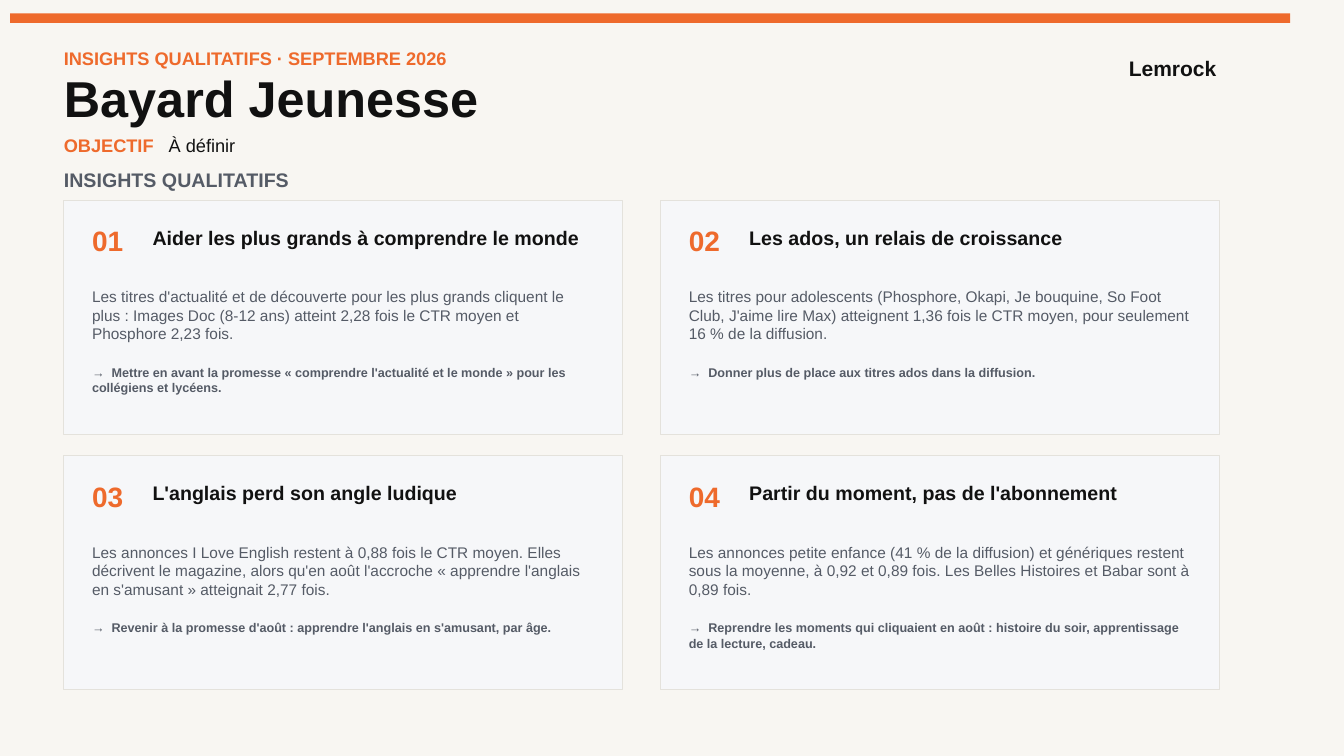
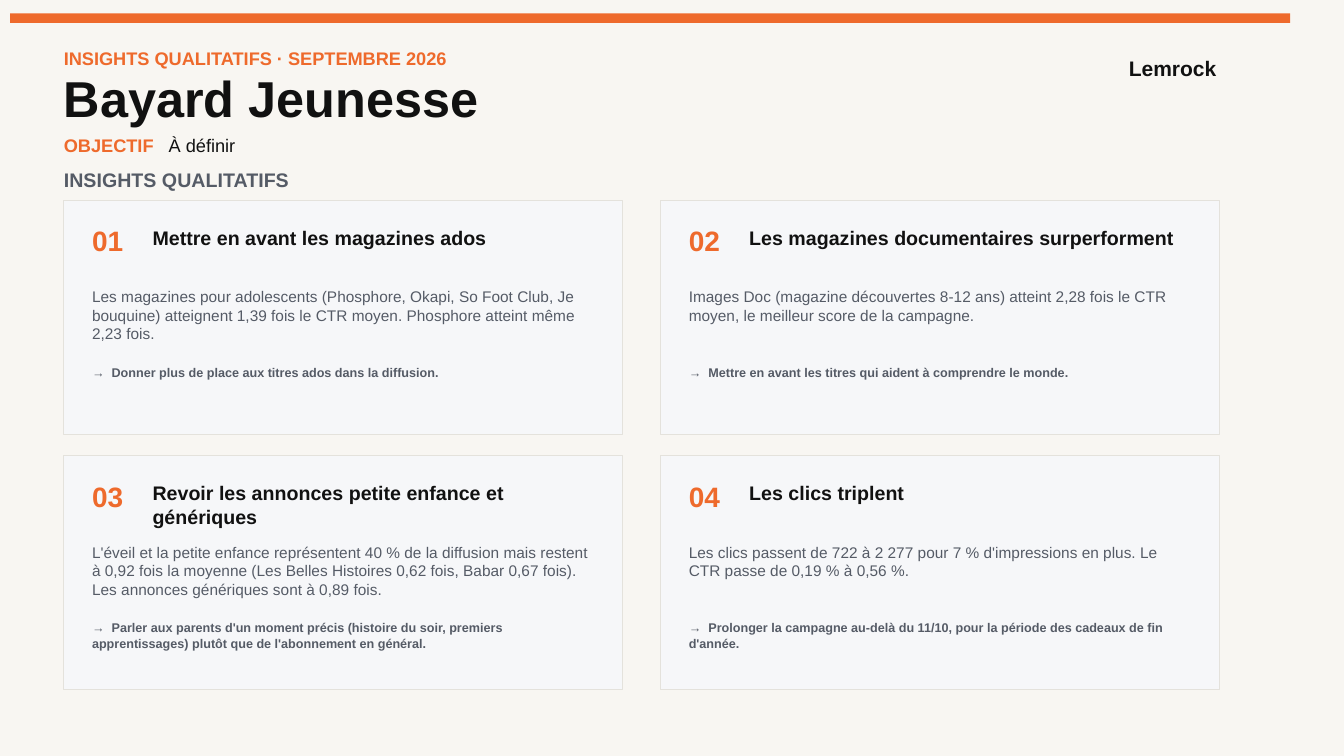
Before and after one commit to stephanemonmarson-creator/Lemrock, a slide deck: slide 8 of rapports/septembre/121026_Customer Success_Septembre 26.pptx. Drawn at 1344x756 pixels with LibreOffice and Linux fonts; fonts in the diff are those of the drawing. Boxes give left, top, right and bottom in pixels: in the first picture for what was removed or moved away, otherwise in the second. Text is boxed around its words. In the diff, an @@ line names an element or a change of style, - is before the commit and + after.

```diff
--- a/rapports/septembre/121026_Customer Success_Septembre 26.pptx
+++ b/rapports/septembre/121026_Customer Success_Septembre 26.pptx
@@ text at [153,230,486,249]: text changed @@
-Aider les plus grands à comprendre le monde
+Mettre en avant les magazines ados
@@ text at [749,230,1173,249]: text changed @@
-Les ados, un relais de croissance
+Les magazines documentaires surperforment
@@ text at [92,291,575,341]: text changed @@
-Les titres d'actualité et de découverte pour les plus grands cliquent le plus : Images Doc (8-12 ans) atteint 2,28 fois le CTR moyen et Phosphore 2,23 fois.
+Les magazines pour adolescents (Phosphore, Okapi, So Foot Club, Je bouquine) atteignent 1,39 fois le CTR moyen. Phosphore atteint même 2,23 fois.
@@ text at [689,290,1166,324]: text changed @@
-Les titres pour adolescents (Phosphore, Okapi, Je bouquine, So Foot Club, J'aime lire Max) atteignent 1,36 fois le CTR moyen, pour seulement 16 % de la diffusion.
+Images Doc (magazine découvertes 8-12 ans) atteint 2,28 fois le CTR moyen, le meilleur score de la campagne.
@@ text at [112,368,439,380]: text changed @@
-→ Mettre en avant la promesse « comprendre l'actualité et le monde » pour les collégiens et lycéens.
+→ Donner plus de place aux titres ados dans la diffusion.
@@ text at [708,368,1068,380]: text changed @@
-→ Donner plus de place aux titres ados dans la diffusion.
+→ Mettre en avant les titres qui aident à comprendre le monde.
@@ text at [153,485,503,528]: text changed @@
-L'anglais perd son angle ludique
+Revoir les annonces petite enfance et génériques
@@ text at [749,485,904,504]: text changed @@
-Partir du moment, pas de l'abonnement
+Les clics triplent
@@ text at [92,546,587,598]: text changed @@
-Les annonces I Love English restent à 0,88 fois le CTR moyen. Elles décrivent le magazine, alors qu'en août l'accroche « apprendre l'anglais en s'amusant » atteignait 2,77 fois.
+L'éveil et la petite enfance représentent 40 % de la diffusion mais restent à 0,92 fois la moyenne (Les Belles Histoires 0,62 fois, Babar 0,67 fois). Les annonces génériques sont à 0,89 fois.
@@ text at [689,546,1157,579]: text changed @@
-Les annonces petite enfance (41 % de la diffusion) et génériques restent sous la moyenne, à 0,92 et 0,89 fois. Les Belles Histoires et Babar sont à 0,89 fois.
+Les clics passent de 722 à 2 277 pour 7 % d'impressions en plus. Le CTR passe de 0,19 % à 0,56 %.
@@ text at [92,623,502,651]: text changed @@
-→ Revenir à la promesse d'août : apprendre l'anglais en s'amusant, par âge.
+→ Parler aux parents d'un moment précis (histoire du soir, premiers apprentissages) plutôt que de l'abonnement en général.
@@ text at [689,623,1162,648]: text changed @@
-→ Reprendre les moments qui cliquaient en août : histoire du soir, apprentissage de la lecture, cadeau.
+→ Prolonger la campagne au-delà du 11/10, pour la période des cadeaux de fin d'année.
```
Also in this commit, not shown: 3 other files.
